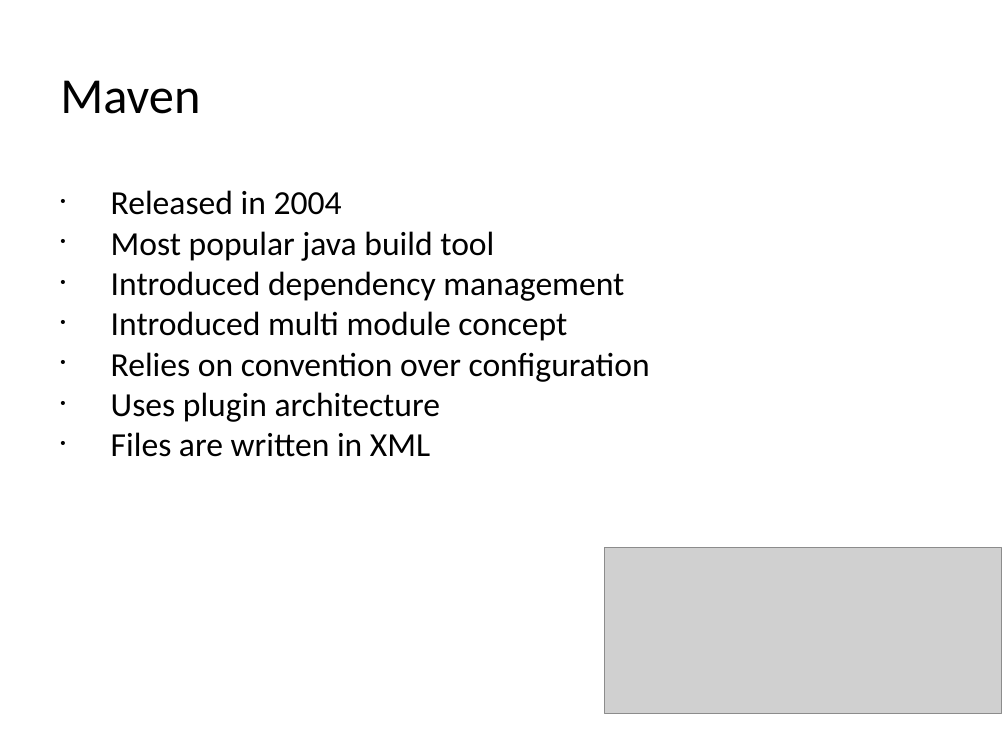
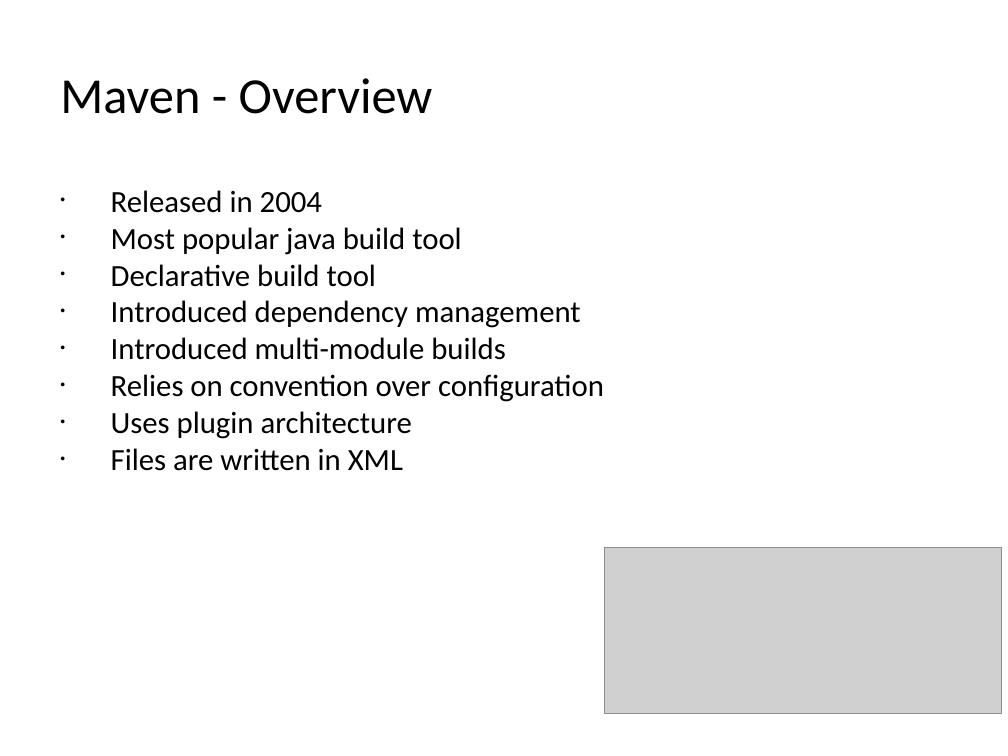
Before and after one commit to kob-aha/gradle-presentation, a slide deck: slide 10 of presentation/Introduction to Gradle.pptx (slide 8 before the commit). Drawn at 1008x756 pixels with LibreOffice and Linux fonts; fonts in the diff are those of the drawing; grey boxes stand for pictures. Boxes give left, top, right and bottom in pixels: in the first picture for what was removed or moved away, otherwise in the second. Text is boxed around its words. In the diff, an @@ line names an element or a change of style, - is before the commit and + after.

```diff
--- a/presentation/Introduction to Gradle.pptx
+++ b/presentation/Introduction to Gradle.pptx
@@ text at box(60, 78, 433, 114): text changed @@
-Maven
+Maven - Overview
@@ text at box(111, 190, 604, 471): size 24 to 22 pt in "Released in 2004", "Most popular java build tool", "Introduced dependency management", "Relies on convention over configuration" and 2 more places @@
@@ text at box(111, 264, 376, 287): paragraph added @@
+• Declarative build tool
@@ text at box(111, 337, 506, 360): text changed; size 24 to 22 pt @@
-• Introduced multi module concept
+• Introduced multi-module builds
```
Also in this commit, not shown: 16 other slides changed, 8 slides added, 14 other files.
